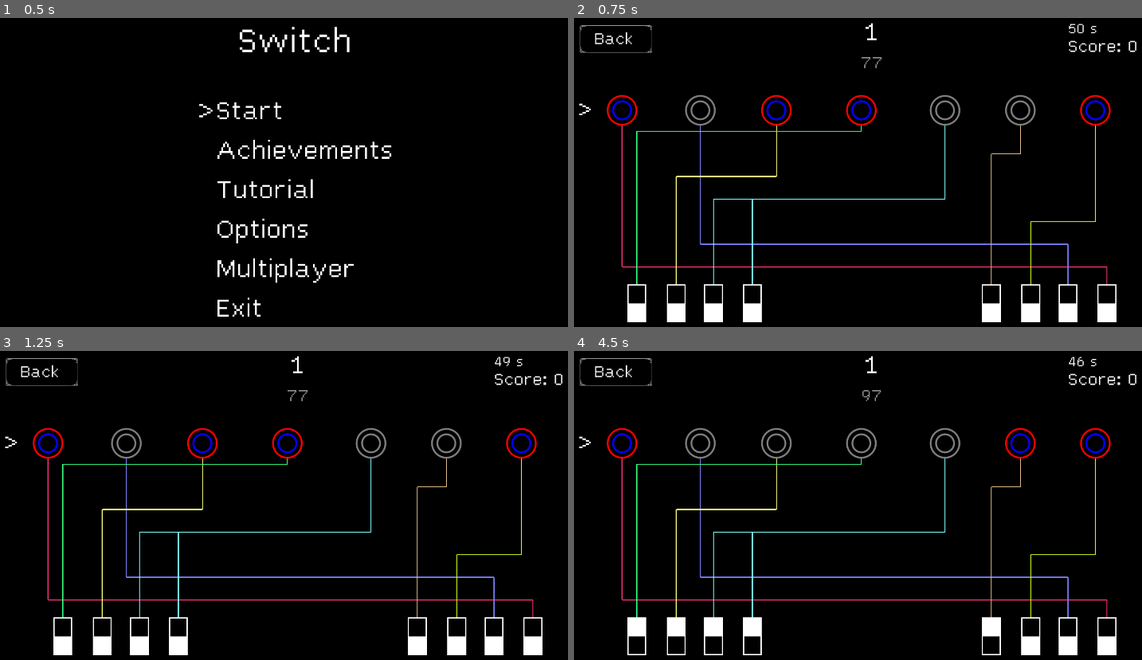
Above: before the commit, frames 1-4 (two rows, left to right).
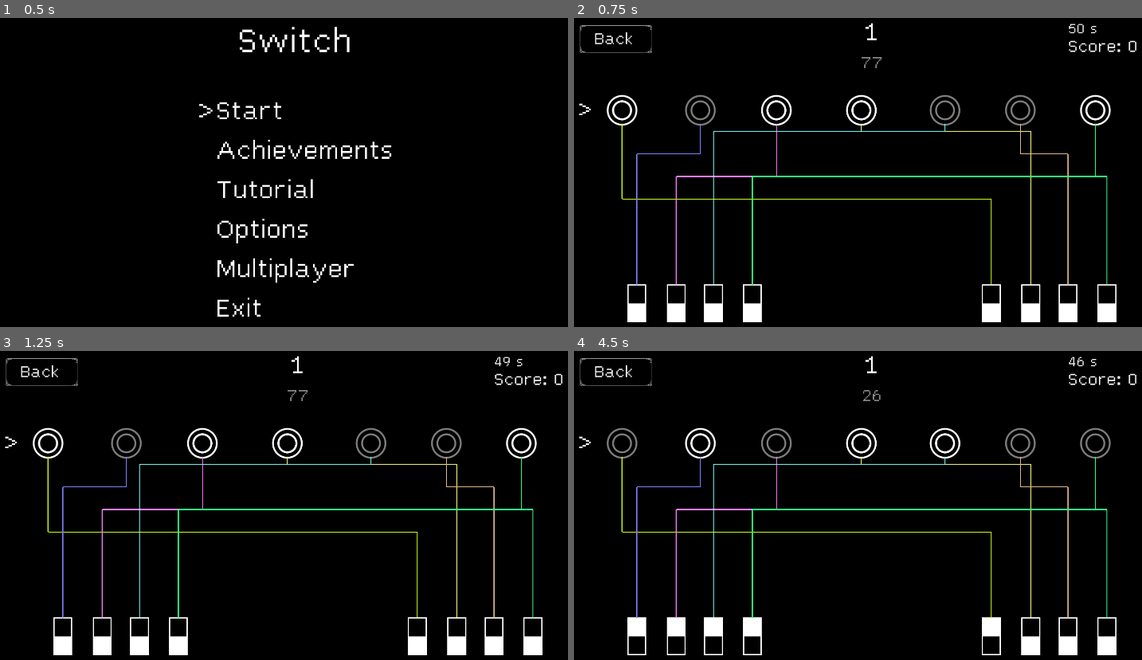
Above: after the commit, the same moments.

Repository: DragonCat4012/Switch
Game: Godot game, scene res://Scenes/menu.tscn
Same seed, same stepped clock (60 frames per second), same inputs: the game is played once before the commit and once after it.
Inputs (mouse positions are in pixels of both pictures, inside the frame that each line leads up to):
- Up to frame 1 (0.5 s): no input
- Up to frame 2 (0.75 s): tap Enter (ui_accept) at 0.5 s; move the mouse to (1011, 153) at 0.52 s; hold Right (ui_right) from 0.53 s (still down); click (1011, 153) at 0.67 s
- Up to frame 3 (1.25 s): keep holding Right (ui_right); tap Enter (ui_accept) at 0.77 s
- Up to frame 4 (4.5 s): tap Enter (ui_accept) at 1.25, 1.52, 2, 2.75, 3.02, 3.5, 3.77 s; move the mouse to (636, 635) at 1.27 s; release Right (ui_right) at 1.28 s; hold Down (ui_down) 1.28-2.03 s; click (636, 635) at 1.42 s; move the mouse to (676, 635) at 2.02 s; hold Right (ui_right) 2.03-2.78 s; click (676, 635) at 2.17 s; move the mouse to (716, 635) at 2.77 s; hold Up (ui_up) 2.78-3.53 s; click (716, 635) at 2.92 s; move the mouse to (750, 635) at 3.52 s; hold Left (ui_left) from 3.53 s (still down); click (750, 635) at 3.67 s; move the mouse to (988, 635) at 4.27 s; click (988, 635) at 4.42 s

Frame 1 is identical in both runs. In frame 2, 3.6% of the frame differs, in the area x 5-95%, y 24-87%; in frame 3, 3.6%; in frame 4, 4.0%, in the area x 5-95%, y 12-87%.

Commit message:
general mapping node

Diff:
--- a/Scenes/Multiplayer/KoopMultiplayerScene.gd
+++ b/Scenes/Multiplayer/KoopMultiplayerScene.gd
@@ -189,7 +189,7 @@
 	var switches = [switch1, switch2, switch3, switch4, switch5, switch6, switch7, switch8]
 	var lamps = [lamp1, lamp2, lamp3, lamp4, lamp5, lamp6, lamp7]
 	mapNode.setStuff(arr, switches, lamps)
-	mapNode.createWires()
+	mapNode.createWires_multiplayer()
 
 func setDict(mapping):
 	var dict = {} # switch: lamp
--- a/Scenes/Multiplayer/KoopMultiplayerScene.tscn
+++ b/Scenes/Multiplayer/KoopMultiplayerScene.tscn
@@ -1,8 +1,8 @@
 [gd_scene load_steps=12 format=3 uid="uid://d3lv4k7ojl51"]
 
 [ext_resource type="Script" path="res://Scenes/Multiplayer/KoopMultiplayerScene.gd" id="1_3myuo"]
-[ext_resource type="Script" path="res://Scenes/Multiplayer/Map_Multiplayer.gd" id="2_5ap3r"]
 [ext_resource type="Texture2D" uid="uid://8yscnlvx11hk" path="res://Sprites/Switch/black_off.svg" id="2_a7sxp"]
+[ext_resource type="Script" path="res://Util/Map.gd" id="2_uh7e6"]
 [ext_resource type="Texture2D" uid="uid://blqky2hsct452" path="res://Sprites/Switch/black_on.svg" id="4_hxeay"]
 [ext_resource type="Texture2D" uid="uid://c2pe7fupsvd5j" path="res://Sprites/Switch/white_off.svg" id="5_o40kw"]
 [ext_resource type="Script" path="res://Sprites/Switch/Switch.gd" id="5_ru3r5"]
@@ -20,7 +20,8 @@
 offset_bottom = 1080.0
 
 [node name="Map" type="Node2D" parent="."]
-script = ExtResource("2_5ap3r")
+script = ExtResource("2_uh7e6")
+metadata/isMultiplayer = true
 
 [node name="Switch_1" type="TextureRect" parent="."]
 offset_left = 406.0
--- a/Scenes/game.gd
+++ b/Scenes/game.gd
@@ -27,6 +27,7 @@
 @onready var backButton = $buttonBackTexture/BackButon
 
 # Map
+@onready var mapNode = $Map
 var mapping_dict = {} # key=switch, value=lamp
 @onready var timerLabel = $VBoxContainer/TimerLabel
 const WireHandler = preload("res://Util/Wire.gd")
@@ -200,35 +201,13 @@
 
 # Map
 func createWires():
-	var arr = wireHandler.createMapping()
+	var arr = wireHandler.createKoopMapping()
 	setDict(arr)
-	var minDiff = 40
-	var minVec = Vector2(0, minDiff)
-	var minDiffSwitch = 55
-	var minswicthVec = Vector2(0, minDiffSwitch)
 
 	var switches = [switch1, switch2, switch3, switch4, switch5, switch6, switch7, switch8]
 	var lamps = [lamp1, lamp2, lamp3, lamp4, lamp5, lamp6, lamp7]
-
-	var levelDistances = (switch1.getCenterPoint().y - lamp1.getCenterPoint().y) / lamps.size() - minDiffSwitch + minDiff
-	var line_width = 3
-
-	for w in arr:
-		var minY = switches[w.lamp-1].getCenterPoint().y - minDiffSwitch
-		var maxLevelks = levelDistances * lamps.size()
-
-		var p3 = switches[w.switch-1].getCenterPoint() - minswicthVec
-		var p2 =  p3 - Vector2(0, maxLevelks - w.level * levelDistances) -  minswicthVec
-
-		var p0 = lamps[w.lamp-1].getCenterPoint() + minVec
-		var p1 = Vector2(p0.x, p2.y)
-
-		# up -down
-		draw_line(p0, p1, w.color, line_width)
-		# down-> up
-		draw_line(p3, p2, w.color, line_width)
-	 	# horizontal line
-		draw_line(p1, p2, w.color, line_width)
+	mapNode.setStuff(arr, switches, lamps)
+	mapNode.createWires()
 
 func setDict(mapping):
 	var dict = {} # switch: lamp
--- a/Scenes/game.tscn
+++ b/Scenes/game.tscn
@@ -10,6 +10,7 @@
 [ext_resource type="Texture2D" uid="uid://bwvpxew6qd2m5" path="res://Sprites/Maps/map_border.PNG" id="5_nvd4p"]
 [ext_resource type="Texture2D" uid="uid://c2pe7fupsvd5j" path="res://Sprites/Switch/white_off.svg" id="6_1cxes"]
 [ext_resource type="Script" path="res://Sprites/Lamps/Lamp.gd" id="6_ampmk"]
+[ext_resource type="Script" path="res://Util/Map.gd" id="11_nsi7u"]
 
 [node name="Game" type="Node2D"]
 script = ExtResource("1_67put")
@@ -393,3 +394,7 @@
 theme_override_font_sizes/font_size = 60
 text = "OwO
 "
+
+[node name="Map" type="Node2D" parent="."]
+script = ExtResource("11_nsi7u")
+metadata/isMultiplayer = false
--- a/Sprites/Lamps/lamp_on.svg
+++ b/Sprites/Lamps/lamp_on.svg
@@ -10,19 +10,19 @@
 
    <!--<rect width="100%" height="100%" fill="green"/>-->
 
-<circle cx="50" cy="50" r="40" stroke="red" stroke-width="5" fill="none"/>
-<circle cx="50" cy ="50" r="25" stroke="blue" stroke-width="5" fill="none">
+<circle cx="50" cy="50" r="40" stroke="white" stroke-width="5" fill="none"/>
+<circle cx="50" cy ="50" r="25" stroke="white" stroke-width="5" fill="none">
 <animate attributeName="r" from="40" to="50" dur="1.5" begin="0s" repeatCount="indefinite"/>
 <animate attributeName="stroke" from="blue" to="transparent" dur="1.5" begin="0s" repeatCount="indefinite"/>
 </circle>
 
-<circle cx="50" cy ="50" r="25" stroke="red" stroke-width="5" fill="none"/>
-<circle cx="50" cy ="50" r="25" stroke="blue" stroke-width="5" fill="none">
+<circle cx="50" cy ="50" r="25" stroke="white" stroke-width="5" fill="none"/>
+<circle cx="50" cy ="50" r="25" stroke="white" stroke-width="5" fill="none">
 <animate attributeName="r" from="25" to="40" dur="1.5" begin="0s" repeatCount="indefinite"/>
 <animate attributeName="stroke" from="blue" to="transparent" dur="1.5" begin="0s" repeatCount="indefinite"/>
 </circle>
 
-<circle cx="50" cy ="50" r="25" stroke="blue" stroke-width="5" fill="none">
+<circle cx="50" cy ="50" r="25" stroke="white" stroke-width="5" fill="none">
 <animate attributeName="r" from="10" to="25" dur="1.5" begin="0s" repeatCount="indefinite"/>
 <animate attributeName="stroke" from="blue" to="transparent" dur="1.5" begin="0s" repeatCount="indefinite"/>
 </circle>
--- /dev/null
+++ b/Util/Map.gd
@@ -0,0 +1,89 @@
+extends Node2D
+
+var arr = []
+var switches = []
+var lamps = []
+
+func setStuff(arr2, switches2, lamps2):
+	arr = arr2
+	switches = switches2
+	lamps = lamps2
+
+# Map
+func createWires():
+	#var arr = wireHandler.createMapping()
+	#setDict(arr)
+	var minDiff = 40
+	var minVec = Vector2(0, minDiff)
+	var minDiffSwitch = 55
+	var minswicthVec = Vector2(0, minDiffSwitch)
+
+	var levelDistances = (switches[0].getCenterPoint().y - lamps[0].getCenterPoint().y) / lamps.size() - minDiffSwitch + minDiff
+	var line_width = 3
+
+	for w in arr:
+		var minY = switches[w.lamp-1].getCenterPoint().y - minDiffSwitch
+		var maxLevelks = levelDistances * lamps.size()
+
+		var p3 = switches[w.switch-1].getCenterPoint() - minswicthVec
+		var p2 =  p3 - Vector2(0, maxLevelks - w.level * levelDistances) -  minswicthVec
+
+		var p0 = lamps[w.lamp-1].getCenterPoint() + minVec
+		var p1 = Vector2(p0.x, p2.y)
+
+		# up -down
+		draw_line(p0, p1, w.color, line_width)
+		# down-> up
+		draw_line(p3, p2, w.color, line_width)
+	 	# horizontal line
+		draw_line(p1, p2, w.color, line_width)
+
+func createWires_multiplayer():
+	if not arr or not switches:
+		return
+
+	var minDiff = 56
+	var minVec = Vector2(minDiff, 0)
+	var minDiffSwitch = 160/2
+	var minswicthVec = Vector2(minDiffSwitch, 0)
+
+	var darkDistances = switches[4].global_position.x - lamps[0].global_position.x + minDiff - minDiffSwitch
+	var lightDistances = lamps[0].global_position.x - switches[0].global_position.x - minDiff + minDiffSwitch
+	var levelDistances = 0
+	var line_width = 5
+
+	for w in arr:
+		levelDistances = (lightDistances if w.switch < 5 else darkDistances) / 4
+		var isDark = true
+		if w.switch < 5: # light
+			isDark = false
+		var pad = -1 if isDark else 1
+
+		var p3 = switches[w.switch-1].global_position + Vector2(0,68/2) + pad*2*minswicthVec
+		var p0 = lamps[w.lamp-1].global_position - pad*2*minVec -pad*Vector2(0,minDiff)
+		var p2 = p3 + pad*Vector2((4 - w.level) * levelDistances, 0) + pad*minswicthVec
+		if w.level == 1:
+			p2 = p3 + pad*Vector2((1.2) * levelDistances, 0)
+		var p1 = Vector2(p2.x, p0.y)
+
+		if not isDark:
+			p3 = switches[w.switch-1].global_position + Vector2(0,68/2)
+			p0 = lamps[w.lamp-1].global_position + Vector2(0, 118/2)
+
+			p2 = p3 + pad*Vector2((4 - w.level) * levelDistances, 0) + pad*minswicthVec
+			if w.level == 1:
+				p2 = p3 + pad*Vector2((1.2) * levelDistances, 0)
+			p1 = Vector2(p2.x, p0.y)
+
+		# lamp to level
+		draw_line(p0, p1, w.color, line_width)
+		# level
+		draw_line(p3, p2, w.color, line_width)
+	 	# switch - level
+		draw_line(p1, p2, w.color, line_width)
+
+func _draw():
+	if self.get_meta("isMultiplayer"):
+		createWires_multiplayer()
+	else:
+		createWires()
Not shown: 1 places in Scenes/game.tscn that only renumber resources
